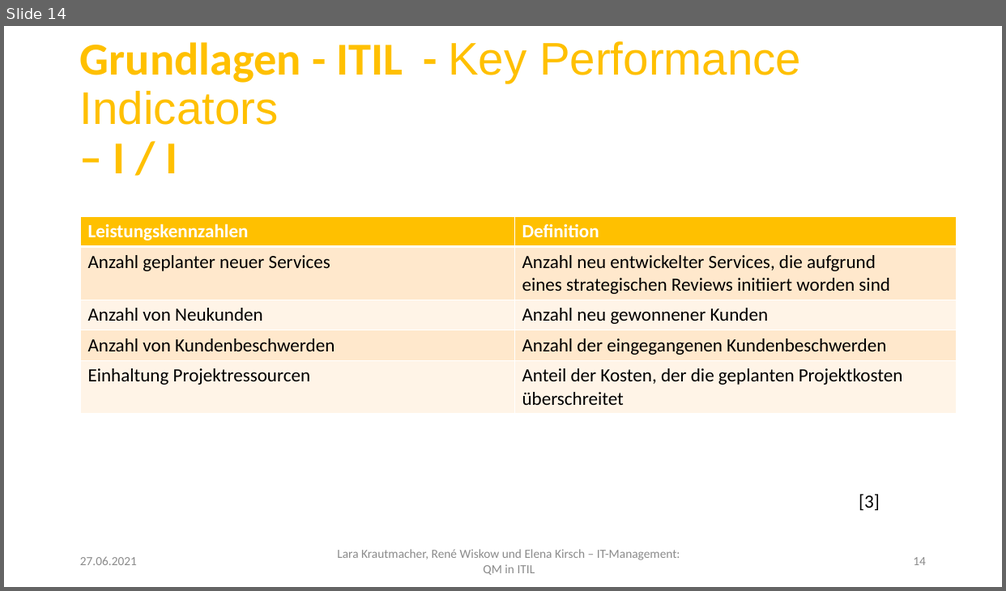
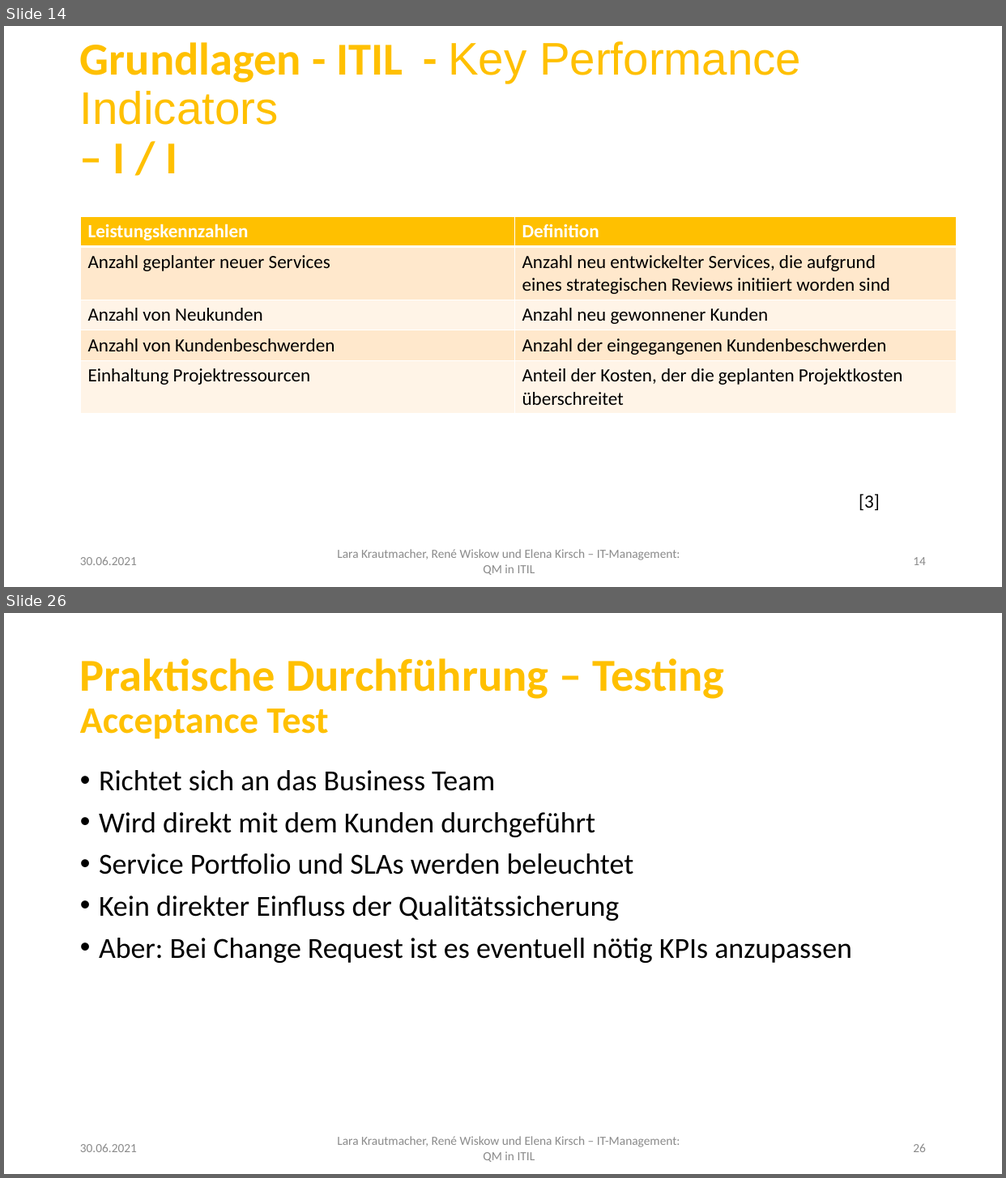
Before and after one commit to LaraKrauti/Qualitaetssicherung, a slide deck: LaraKrautmacher_RenéWiskow_ElenaKirsch_ITManagement.pptx. Shown one above the other, each under a label of ours: slide 14 before the commit, slides 14 and 26 after it; the slides between them are not shown. The pictures are 1006x591 and 1006x1178 pixels, drawn with LibreOffice and Linux fonts; fonts in the diff are those of the drawing; background and template pictures are left out. Boxes give left, top, right and bottom in pixels: in the first picture for what was removed or moved away, otherwise in the second. Text is boxed around its words. In the diff, an @@ line names an element or a change of style, - is before the commit and + after.

Commit message:
Folien Testing und Fazit

```diff
--- a/LaraKrautmacher_RenéWiskow_ElenaKirsch_ITManagement.pptx
+++ b/LaraKrautmacher_RenéWiskow_ElenaKirsch_ITManagement.pptx
@@ slide 26 added at [4,613,1002,1174], background #FFFFFF; not listed: 1 template element that a slide beside it also shows @@
@@ title added at [80,658,724,739], 44 pt, text #FFC000, bold @@
+Praktische Durchführung – Testing
+Acceptance Test
@@ text added at [99,770,852,963], 28 pt, text #000000 @@
+• Richtet sich an das Business Team
+• Wird direkt mit dem Kunden durchgeführt
+• Service Portfolio und SLAs werden beleuchtet
+• Kein direkter Einfluss der Qualitätssicherung
+• Aber: Bei Change Request ist es eventuell nötig KPIs anzupassen
@@ text added at [80,1144,137,1152], 12 pt, text #8C8C8C @@
+30.06.2021
@@ page number added at [913,1144,926,1152], 12 pt, text #8C8C8C @@
+26
@@ slide 14 changed as well @@
@@ text at [80,557,137,565]: text changed @@
-27.06.2021
+30.06.2021
```
Also in this commit, not shown: 14 other slides changed, 16 other slides added, 3 other files.
